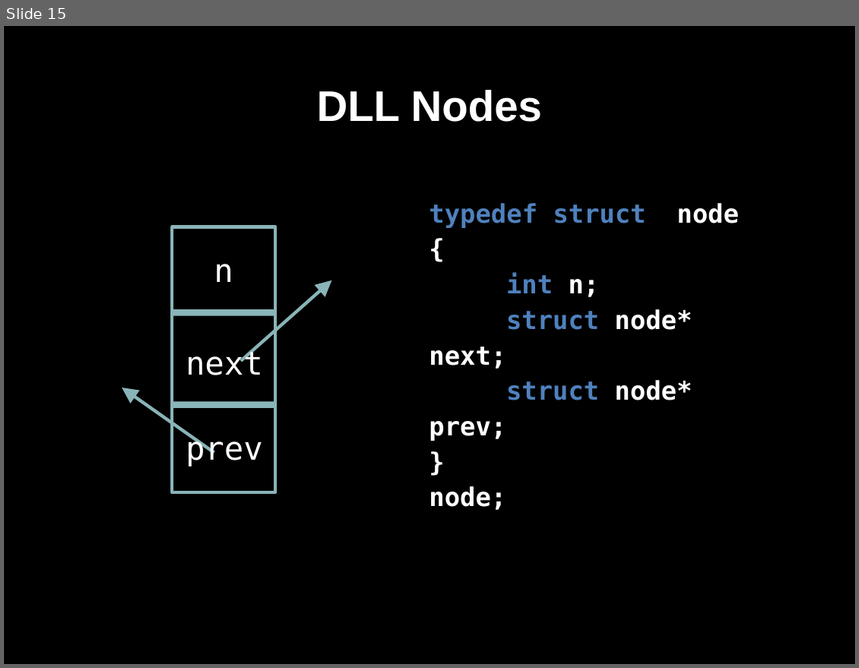
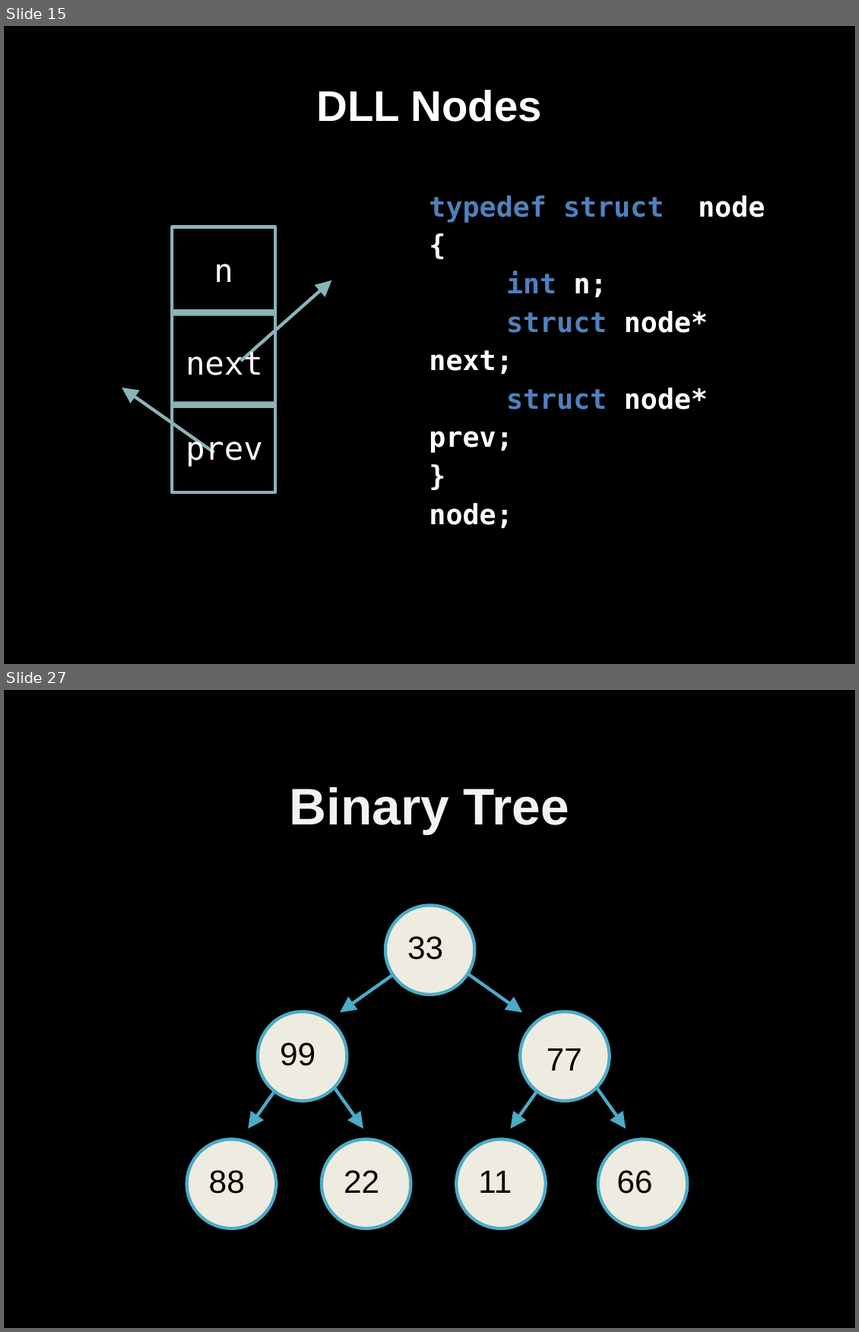
Before and after one commit to bagustris/prokom-tf, a slide deck: prokom6.odp. Shown one above the other, each under a label of ours: slide 15 before the commit, slides 15 and 27 after it; the slides between them are not shown. The pictures are 859x668 and 859x1332 pixels, drawn with LibreOffice and Linux fonts; fonts in the diff are those of the drawing. Boxes give left, top, right and bottom in pixels: in the first picture for what was removed or moved away, otherwise in the second. Text is boxed around its words. In the diff, an @@ line names an element or a change of style, - is before the commit and + after.

```diff
--- a/prokom6.odp
+++ b/prokom6.odp
@@ slide 27 added at (x1=4, y1=690, x2=855, y2=1328), background #000000 @@
@@ text added at (x1=289, y1=787, x2=569, y2=834), 48 pt, text #F2F2F2, bold @@
+Binary Tree
@@ ellipse added at (x1=386, y1=906, x2=475, y2=995), fill #EEECE1, outline #4BACC6 3 pt @@
@@ text added at (x1=408, y1=936, x2=443, y2=960), 30 pt, text #000000 @@
+33
@@ arrow added from (409, 964) to (340, 1013), #4BACC6 3 pt @@
@@ arrow added from (454, 964) to (522, 1013), #4BACC6 3 pt @@
@@ ellipse added at (x1=258, y1=1012, x2=348, y2=1102), fill #EEECE1, outline #4BACC6 3 pt @@
@@ ellipse added at (x1=521, y1=1012, x2=610, y2=1102), fill #EEECE1, outline #4BACC6 3 pt @@
@@ text added at (x1=280, y1=1043, x2=316, y2=1066), 30 pt, text #000000 @@
+99
@@ text added at (x1=547, y1=1049, x2=582, y2=1071), 30 pt, text #000000 @@
+77
@@ arrow added from (285, 1076) to (248, 1129), #4BACC6 3 pt @@
@@ arrow added from (326, 1076) to (364, 1129), #4BACC6 3 pt @@
@@ arrow added from (547, 1076) to (511, 1129), #4BACC6 3 pt @@
@@ arrow added from (588, 1076) to (626, 1129), #4BACC6 3 pt @@
@@ ellipse added at (x1=187, y1=1140, x2=277, y2=1229), fill #EEECE1, outline #4BACC6 3 pt @@
@@ ellipse added at (x1=322, y1=1140, x2=411, y2=1229), fill #EEECE1, outline #4BACC6 3 pt @@
@@ ellipse added at (x1=457, y1=1140, x2=546, y2=1229), fill #EEECE1, outline #4BACC6 3 pt @@
@@ ellipse added at (x1=599, y1=1140, x2=688, y2=1229), fill #EEECE1, outline #4BACC6 3 pt @@
@@ text added at (x1=209, y1=1170, x2=245, y2=1194), 30 pt, text #000000 @@
+88
@@ text added at (x1=344, y1=1170, x2=379, y2=1193), 30 pt, text #000000 @@
+22
@@ text added at (x1=478, y1=1171, x2=512, y2=1193), 30 pt, text #000000 @@
+11
@@ text added at (x1=617, y1=1170, x2=653, y2=1194), 30 pt, text #000000 @@
+66
@@ slide 15 changed as well @@
@@ text "typedef struct node" at (x1=429, y1=195, x2=765, y2=528): size 24 to 26 pt @@
```
Also in this commit, not shown: 6 other slides changed, 31 other slides added, 1 slide removed, 8 other files.
